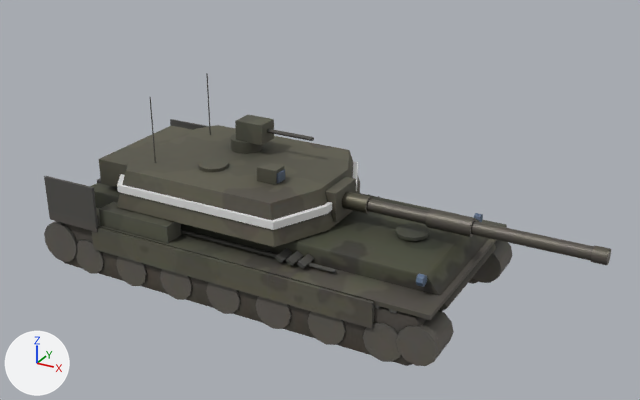
Renders of the glTF model www/field/models/abrams.glb from each side of a commit.
Rendered twice from a 50 mm lens placed at (8.16, -13.23, 8.32), pointed at (0.91, -0.04, 1.72). Lighting does not change. The marker at lower left points along +X, +Y and +Z. The first picture is the older version. Where no turn or scale is listed for an object, it has been applied to the vertices. Vertices at exactly the same position are counted once.

Objects in the first picture: 'g_abrams_gun', 'g_abrams_hull', 'g_abrams_turret'.
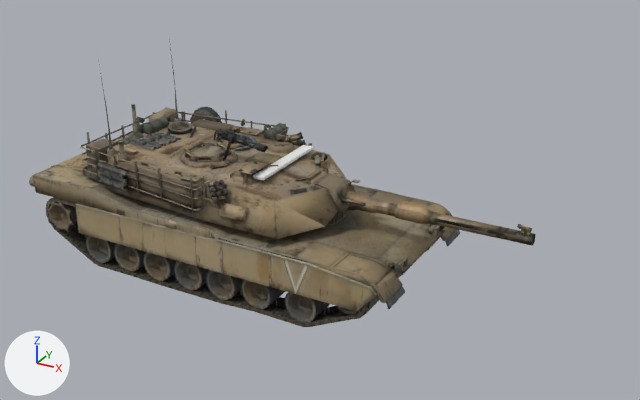
Diff of the bpy script that builds the scene:
```diff
--- a/www/field/models/abrams.glb.py
+++ b/www/field/models/abrams.glb.py
@@ me_hull_086 @@
-me_hull_086.from_pydata(...)  # 1476 vertices, 2528 faces; spans x -4.31..4.06, y -1.98..1.98, z 0.0..1.91
-me_hull_086.materials.append(mat_g_g_abrams_hull_green)  # picture img_g_abrams_hull_green
+me_hull_086.from_pydata(...)  # 2679 vertices, 4906 faces; spans x -4.9..3.09, y -1.74..1.74, z 0.0..2.93
+# me_hull_086 part 1: the loose piece of 84 vertices spanning x -4.14..3.93, y -1.88..-1.26, z 0.01..0.98 is rebuilt with 112 vertices and now spans x -4.51..2.71, y -1.67..-1.05, z 0.0..1.33, in mat_g_g_abrams_hull_sf (picture img_g_abrams_hull_sf)
+# me_hull_086 part 2: the loose piece of 84 vertices spanning x -4.14..3.93, y 1.26..1.88, z 0.01..0.98 is rebuilt with 112 vertices and now spans x -4.51..2.72, y 1.03..1.67, z 0.0..1.32, in mat_g_g_abrams_hull_sf (picture img_g_abrams_hull_sf)
+# me_hull_086 part 3: the loose piece of 76 vertices spanning x -3.95..3.93, y -1.25..1.25, z 0.41..1.46 is rebuilt with 337 vertices and now spans x -4.9..3.03, y -1.74..1.74, z 0.47..1.71, in mat_g_g_abrams_hull_sf (picture img_g_abrams_hull_sf)
+# me_hull_086 part 4: the loose piece of 24 vertices spanning x -3.56..-2.84, y -1.91..-1.23, z 0.0..0.72 is rebuilt with 49 vertices and now spans x -3.53..-2.87, y -1.63..-1.12, z 0.11..0.76, in mat_g_g_abrams_hull_sf (picture img_g_abrams_hull_sf)
+# me_hull_086 part 5: the loose piece of 24 vertices spanning x -1.46..-0.74, y -1.91..-1.23, z 0.0..0.72 is rebuilt with 49 vertices and now spans x -1.36..-0.7, y -1.63..-1.12, z 0.08..0.74, in mat_g_g_abrams_hull_sf (picture img_g_abrams_hull_sf)
+# me_hull_086 part 6: 88 loose pieces with 856 vertices, spanning x -4.05..4.06, y -1.98..1.98, z 0.0..1.91, are deleted
+# me_hull_086 part 7: 280 vertices removed from x -4.31..3.9, y -1.93..1.93, z 0.0..1.19; 1922 vertices added at x -4.82..3.09, y -1.66..1.67, z 0.08..2.93
+# other edits to the shape of me_hull_086 do not show in these pictures
+me_hull_086.materials.append(mat_g_g_abrams_hull_sf)  # picture img_g_abrams_hull_sf
@@ me_turret_036 @@
-me_turret_036.from_pydata(...)  # 276 vertices, 472 faces; spans x -3.1..1.72, y -1.65..1.65, z 0.0..2.02
-me_turret_036.materials.append(mat_g_g_abrams_turret_green)  # picture img_g_abrams_turret_green
+me_turret_036.from_pydata(...)  # 2418 vertices, 4009 faces; spans x -2.17..6.38, y -1.66..1.66, z 0.0..2.75
+# me_turret_036 part 8: the loose piece of 16 vertices spanning x -2.6..1.7, y -1.65..1.65, z 0.0..0.72 is rebuilt with 221 vertices and now spans x -1.72..3.01, y -1.6..1.6, z 0.0..0.93, in mat_g_g_abrams_turret_sf (picture img_g_abrams_turret_sf)
+# me_turret_036 part 9: 13 loose pieces with 188 vertices, spanning x -1.92..1.72, y -1.42..1.42, z 0.09..2.02, are deleted
+# me_turret_036 part 10: 72 vertices removed from x -3.1..1.65, y -1.61..1.61, z 0.15..1.34; 2179 vertices added at x -2.17..3.47, y -1.66..1.66, z 0.23..2.75
+# me_turret_036 part 11: 18 vertices added at x 6.14..6.38, y 0.01..0.1, z 0.4..0.55
 me_turret_036.materials.append(mat_accent)
+me_turret_036.materials.append(mat_g_g_abrams_turret_sf)  # picture img_g_abrams_turret_sf
@@ me_цилиндр_3755 @@
-me_цилиндр_3755.from_pydata(...)  # 112 vertices, 208 faces; spans x 0.0..4.82, y -0.17..0.17, z -0.17..0.17
-me_цилиндр_3755.materials.append(mat_g_g_abrams_gun_green)  # picture img_g_abrams_gun_green
+me_цилиндр_3755.from_pydata(...)  # 202 vertices, 394 faces; spans x 0.0..4.25, y -0.29..0.29, z -0.3..0.3
+# me_цилиндр_3755 part 12: the loose piece of 28 vertices spanning x 0.0..4.8, y -0.12..0.12, z -0.12..0.12 is rebuilt with 202 vertices and now spans x 0.0..4.25, y -0.29..0.29, z -0.3..0.3, in mat_g_g_abrams_gun_sf (picture img_g_abrams_gun_sf)
+# me_цилиндр_3755 part 13: the loose piece of 28 vertices spanning x 4.57..4.82, y -0.14..0.14, z -0.14..0.14 is deleted
+# me_цилиндр_3755 part 14: the loose piece of 28 vertices spanning x 1.76..2.56, y -0.17..0.17, z -0.17..0.17 is deleted
+# me_цилиндр_3755 part 15: the loose piece of 28 vertices spanning x 0.0..0.6, y -0.16..0.16, z -0.16..0.16 is deleted
+me_цилиндр_3755.materials.append(mat_g_g_abrams_gun_sf)  # picture img_g_abrams_gun_sf
@@ ob_g_abrams_turret @@
 ob_g_abrams_turret = bpy.data.objects.new('g_abrams_turret', me_turret_036)
-ob_g_abrams_turret.location = (-0.3, 0.0, 1.46)
+ob_g_abrams_turret.location = (-1.52, -0.03, 1.51)
@@ ob_g_abrams_gun @@
 ob_g_abrams_gun = bpy.data.objects.new('g_abrams_gun', me_цилиндр_3755)
-ob_g_abrams_gun.location = (1.3, 0.0, 1.82)
+ob_g_abrams_gun.location = (0.65, -0.05, 1.88)
```

What differs and where, as boxes [x1, y1, x2, y2] in the pictures (640 x 400 px):
'g_abrams_hull', reshaped (8% narrower, 10% shorter)
    before: [44, 119, 512, 366]
    after: [29, 104, 460, 327]
'g_abrams_turret', reshaped, moved (73% wider, 14% taller)
    before: [99, 73, 360, 247]
    after: [80, 41, 532, 239]
'g_abrams_gun', reshaped, moved (18% narrower)
    before: [342, 192, 611, 266]
    after: [314, 174, 535, 246]
part 1 of me_hull_086, rebuilt (8% narrower, 9% shorter)
    before: [63, 223, 426, 366]
    after: [46, 197, 379, 327]
part 2 of me_hull_086, rebuilt (mostly hidden)
    before: [468, 278, 479, 284]
    after: [424, 237, 440, 253]
part 3 of me_hull_086, rebuilt
    before: [90, 183, 496, 311]
    after: [29, 133, 456, 312]
part 4 of me_hull_086, rebuilt
    before: [76, 240, 104, 274]
    after: [85, 235, 116, 263]
part 5 of me_hull_086, rebuilt
    before: [160, 269, 192, 300]
    after: [174, 261, 209, 290]
part 6 of me_hull_086, deleted
    before: [44, 119, 512, 366]
part 7 of me_hull_086, cut back
    before: [44, 194, 507, 345]
    after: [40, 104, 460, 323]
part 8 of me_turret_036, rebuilt
    before: [116, 125, 360, 247]
    after: [107, 118, 346, 239]
part 9 of me_turret_036, deleted (mostly hidden)
    before: [150, 73, 356, 222]
part 10 of me_turret_036, built on
    before: [99, 115, 358, 230]
    after: [80, 41, 366, 213]
part 11 of me_turret_036, added
    after: [517, 224, 532, 235]
part 12 of me_цилиндр_3755, rebuilt
    before: [367, 199, 594, 261]
    after: [314, 174, 535, 246]
part 13 of me_цилиндр_3755, deleted
    before: [591, 245, 611, 266]
part 14 of me_цилиндр_3755, deleted
    before: [426, 209, 477, 237]
part 15 of me_цилиндр_3755, deleted
    before: [342, 192, 373, 214]
